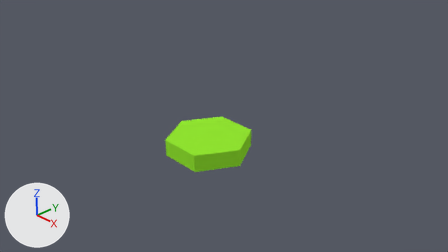
Two versions of the Blender file res/blender/hex.blend, one commit apart.
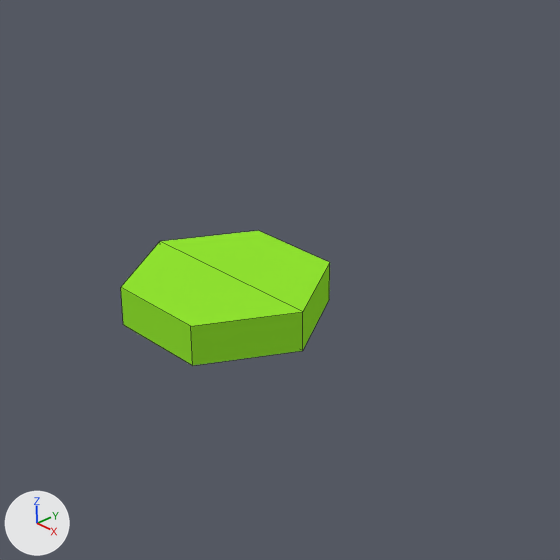
Old and new are each drawn from the file's camera 'Camera' and again close up on the part from 26% to 77% of the width and 9% to 100% of the height. The axes (+X, +Y, +Z) are drawn at lower left. The lights are the same throughout. The close-ups show mesh edges as thin lines.

The first close-up shows 'Hex'.
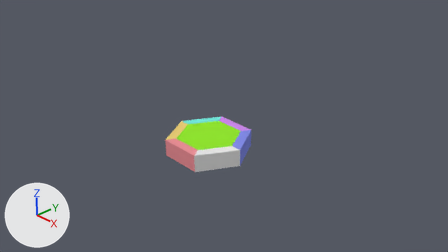
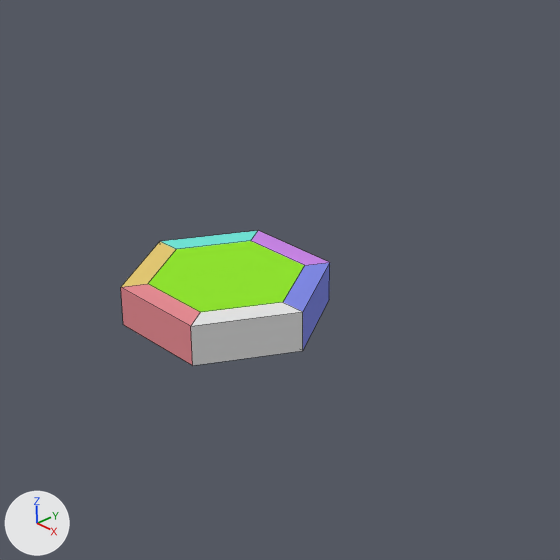
Boxes (x1, y1, x2, y2) around the edits, measured in the close-ups (560 x 560 px):
part 1 of me_hex, built on: (121, 231, 330, 326) in both
part 2 of me_hex, recoloured (green to white): (191, 312, 303, 365) in both
part 3 of me_hex, recoloured (green to pink): (121, 288, 193, 365) in both
part 4 of me_hex, recoloured (green to blue): (303, 263, 330, 349) in both

What the commit changed:
Material 'top' (mat_top) is new.
Its base color is (0.592, 0.24, 0.8) (purple #ca86e7).
Material 'bottom_right' (mat_bottom_right) is new.
Its base color is (0.8, 0.8, 0.8) (white #e7e7e7).
Material 'top_left' (mat_top_left) is new.
Its base color is (0.172, 0.8, 0.698) (cyan #73e7da).
Material 'bottom' (mat_bottom) is new.
Its base color is (0.8, 0.266, 0.296) (pink #e78d94).
Material 'top_right' (mat_top_right) is new.
Its base color is (0.223, 0.259, 0.8) (blue #828be7).
Material 'bottom_left' (mat_bottom_left) is new.
Its base color is (0.8, 0.602, 0.18) (yellow #e7cc76).
me_hex is used by ob_hex; location (0.0, 0.0, 0.0).
Verts and faces of me_hex; kept vertices keep their numbers, new ones are numbered from 12.
Before the commit, vertices of me_hex: 4 (0.5, 0.87, 0.2) at pixel (329, 262), 5 (0.5, -0.87, 0.2) at pixel (190, 326), 6 (-0.5, -0.87, 0.2) at pixel (120, 287), 7 (-0.5, 0.87, 0.2) at pixel (258, 230), 10 (1.0, 0.0, 0.2) at pixel (302, 311).
Before the commit, vertices of me_hex: 11 (-1.0, 0.0, 0.2) at pixel (159, 241).
me_hex had 12 vertices, 10 faces and spanned x -1.0..1.0, y -0.87..0.87, z -0.2..0.2.
me_hex now has 18 vertices, 15 faces and spans x -1.0..1.0, y -0.87..0.87, z -0.2..0.2.
Part 1, on me_hex:
Faces deleted: (5, 10, 11, 6), (4, 7, 11, 10).
New vertex 12 is at (0.38, 0.65, 0.2), pixel (304, 265).
New vertex 13 is at (-0.37, 0.65, 0.2), pixel (250, 240).
New vertex 14 is at (0.75, 0.0, 0.2), pixel (282, 302).
New vertex 15 is at (-0.75, 0.0, 0.2), pixel (176, 249).
New vertex 16 is at (0.38, -0.65, 0.2), pixel (200, 312).
New vertex 17 is at (-0.37, -0.65, 0.2), pixel (147, 283).
New faces: (7, 11, 15, 13) (mat_top_left (cyan #73e7da)).
New faces: (4, 12, 14, 10) (mat_top_right (blue #828be7)).
New faces: (4, 7, 13, 12) (mat_top (purple #ca86e7)).
New faces: (5, 16, 17, 6) (mat_bottom (pink #e78d94)).
New faces: (5, 10, 14, 16) (mat_bottom_right (white #e7e7e7)).
New faces: (6, 17, 15, 11) (mat_bottom_left (yellow #e7cc76)).
New faces: (12, 13, 15, 17, 16, 14) (mat_hex (green #93e732)).
me_hex part 2: 1 face spanning x 0.5..1.0, y -0.87..0.0, z -0.2..0.2 switches from mat_hex (green #93e732) to mat_bottom_right (white #e7e7e7).
me_hex part 3: 1 face spanning x -0.5..0.5, y -0.87, z -0.2..0.2 switches from mat_hex (green #93e732) to mat_bottom (pink #e78d94).
me_hex part 4: 1 face spanning x 0.5..1.0, y 0.0..0.87, z -0.2..0.2 switches from mat_hex (green #93e732) to mat_top_right (blue #828be7).
me_hex now uses material mat_bottom_right (white #e7e7e7).
me_hex now uses material mat_bottom (pink #e78d94).
me_hex now uses material mat_bottom_left (yellow #e7cc76).
me_hex now uses material mat_top_left (cyan #73e7da).
me_hex now uses material mat_top (purple #ca86e7).
me_hex now uses material mat_top_right (blue #828be7).
